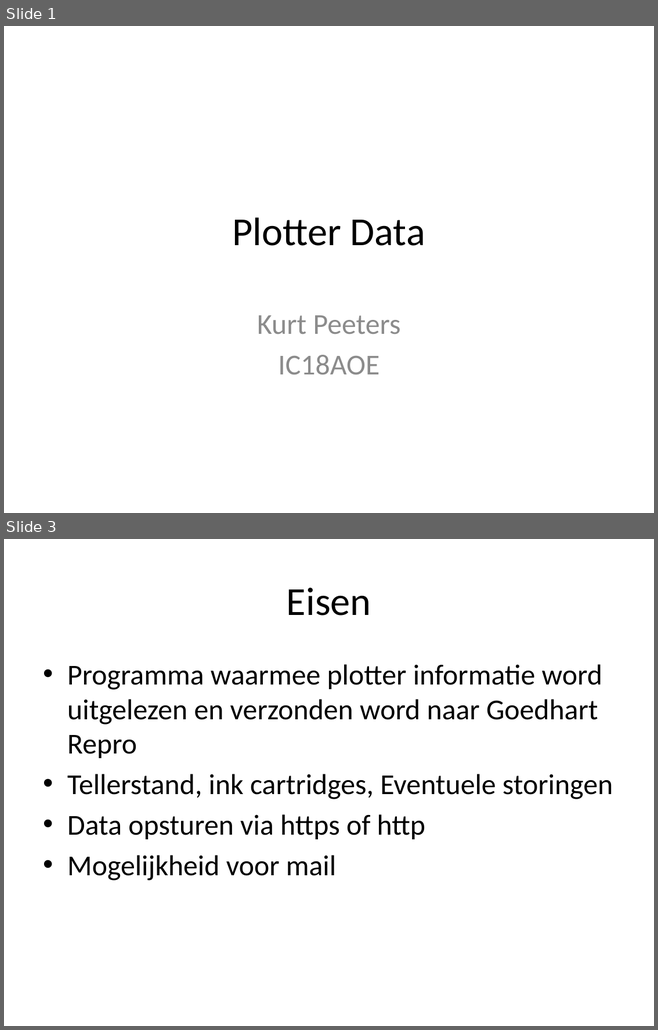
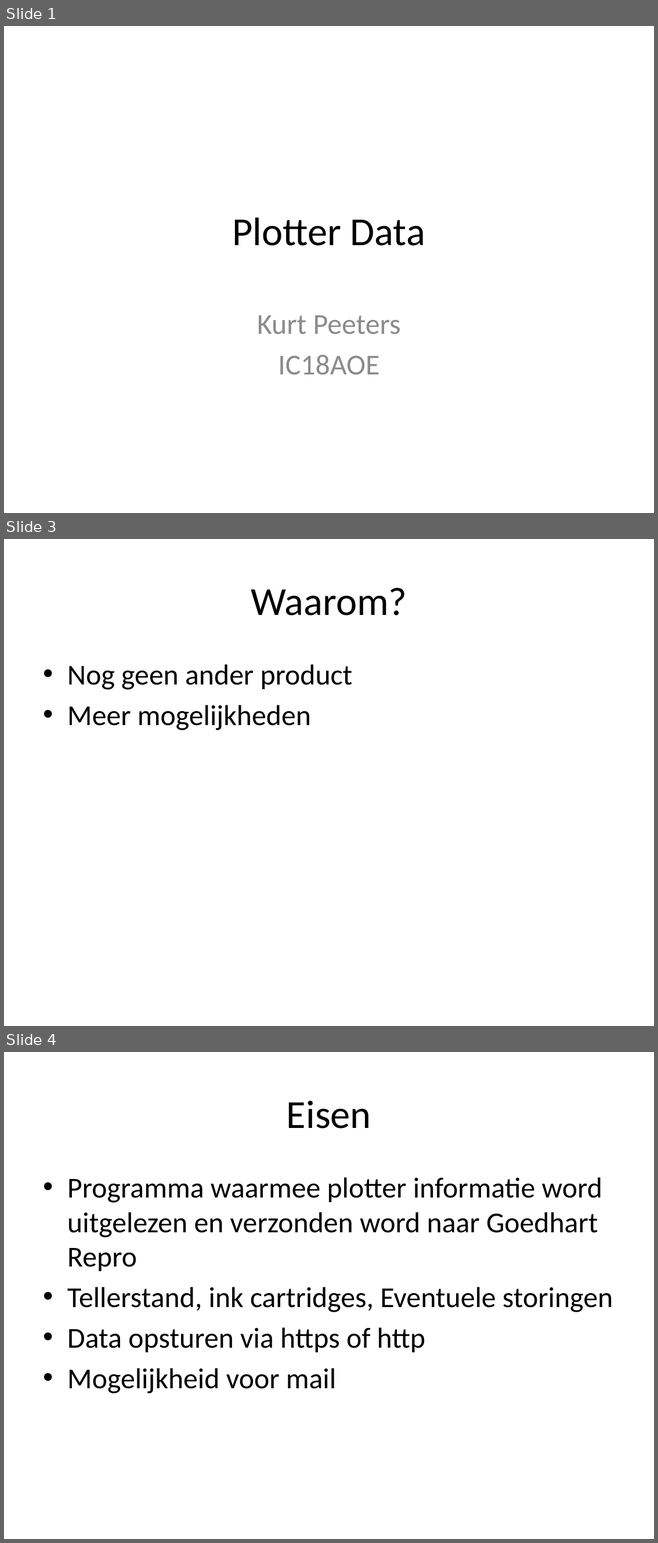
Before and after one commit to Kurtsuside1/Plotter-Data, a slide deck: Plotter Data.pptx. Shown one above the other, each under a label of ours: slides 1 and 3 before the commit, slides 1, 3 and 4 after it; the slides between them are not shown. The pictures are 658x1030 and 658x1543 pixels, drawn with LibreOffice and Linux fonts; fonts in the diff are those of the drawing. Boxes give left, top, right and bottom in pixels: in the first picture for what was removed or moved away, otherwise in the second. Text is boxed around its words. In the diff, an @@ line names an element or a change of style, - is before the commit and + after.

```diff
--- a/Plotter Data.pptx
+++ b/Plotter Data.pptx
@@ slide 3 added at (4,539,654,1026), background #FFFFFF @@
@@ title added at (250,588,407,616), 44 pt, text #000000 @@
+Waarom?
@@ text added at (67,664,353,730), 32 pt, text #000000 @@
+• Nog geen ander product
+• Meer mogelijkheden
@@ what was slide 3 is now slide 4 @@
```
Also in this commit, not shown: 1 slide changed, 1 other slide added, 3 other files.
